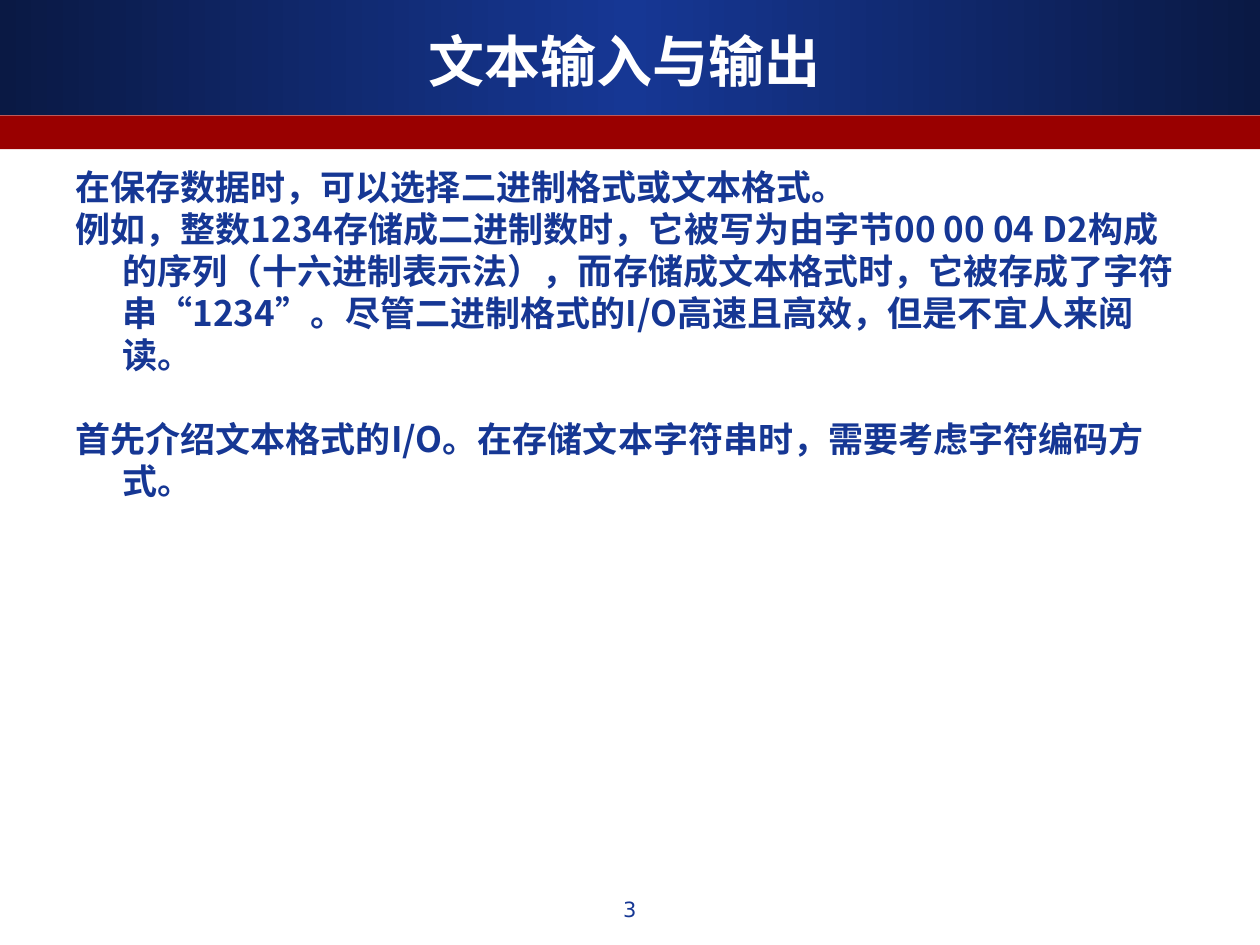
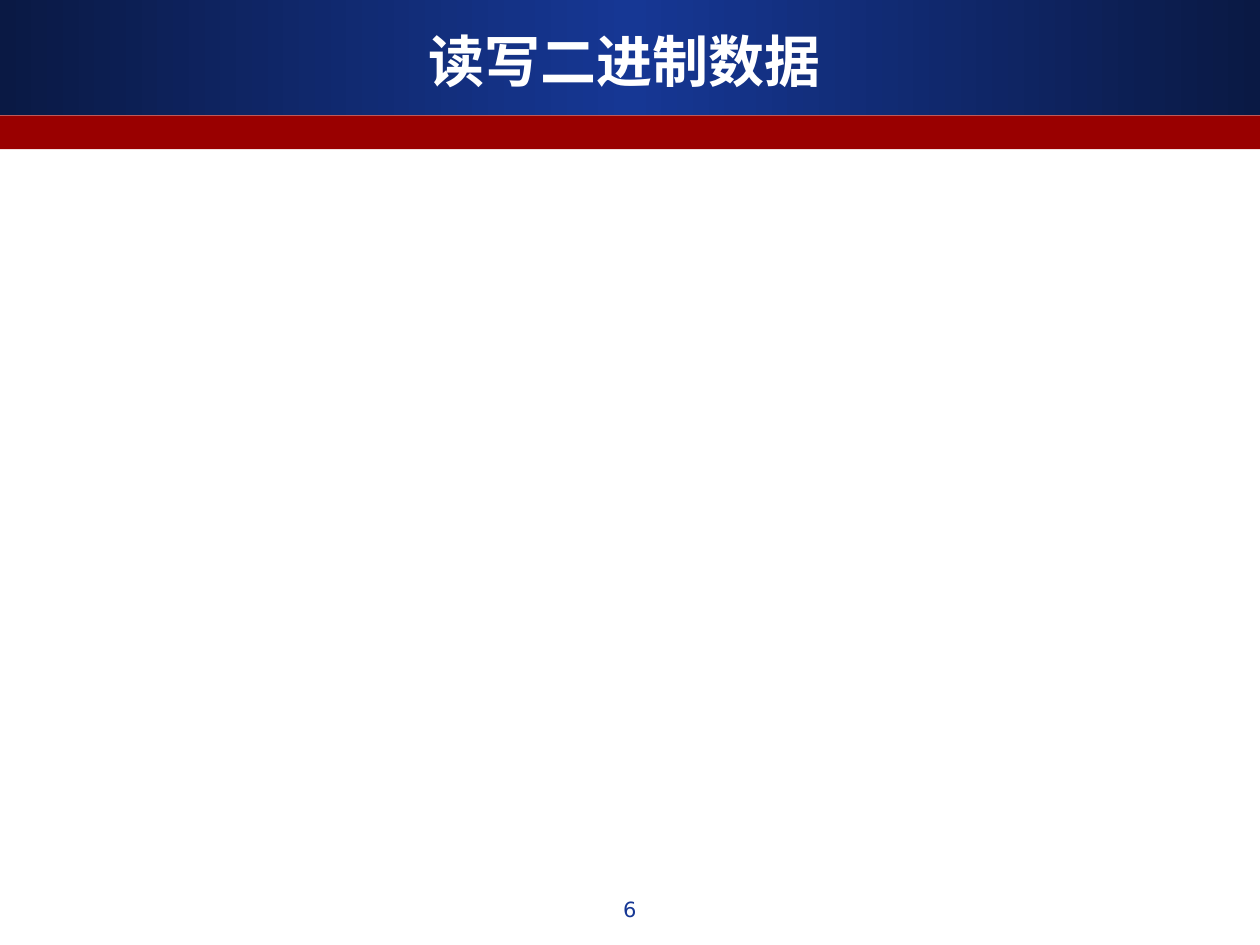
Before and after one commit to ALiberInc/Training, a slide deck: slide 6 of Java/第七章_流与文件.ppt (slide 3 before the commit). Drawn at 1260x945 pixels with LibreOffice and Linux fonts; fonts in the diff are those of the drawing. Boxes give left, top, right and bottom in pixels: in the first picture for what was removed or moved away, otherwise in the second. Text is boxed around its words. In the diff, an @@ line names an element or a change of style, - is before the commit and + after.

Commit message:
完成字符集部分

```diff
--- a/Java/第七章_流与文件.ppt
+++ b/Java/第七章_流与文件.ppt
@@ title at box(428, 34, 820, 87): text changed @@
-文本输入与输出
+读写二进制数据
@@ text removed at box(75, 170, 1174, 497) @@
-在保存数据时，可以选择二进制格式或文本格式。
-例如，整数1234存储成二进制数时，它被写为由字节00 00 04 D2构成的序列（十六进制表示法），而存储成文本格式时，它被存成了字符串“1234”。尽管二进制格式的I/O高速且高效，但是不宜人来阅读。
-首先介绍文本格式的I/O。在存储文本字符串时，需要考虑字符编码方式。
@@ page number at box(623, 901, 636, 918): text changed @@
-3
+6
```
Also in this commit, not shown: 3 slides added, 15 slides removed.
